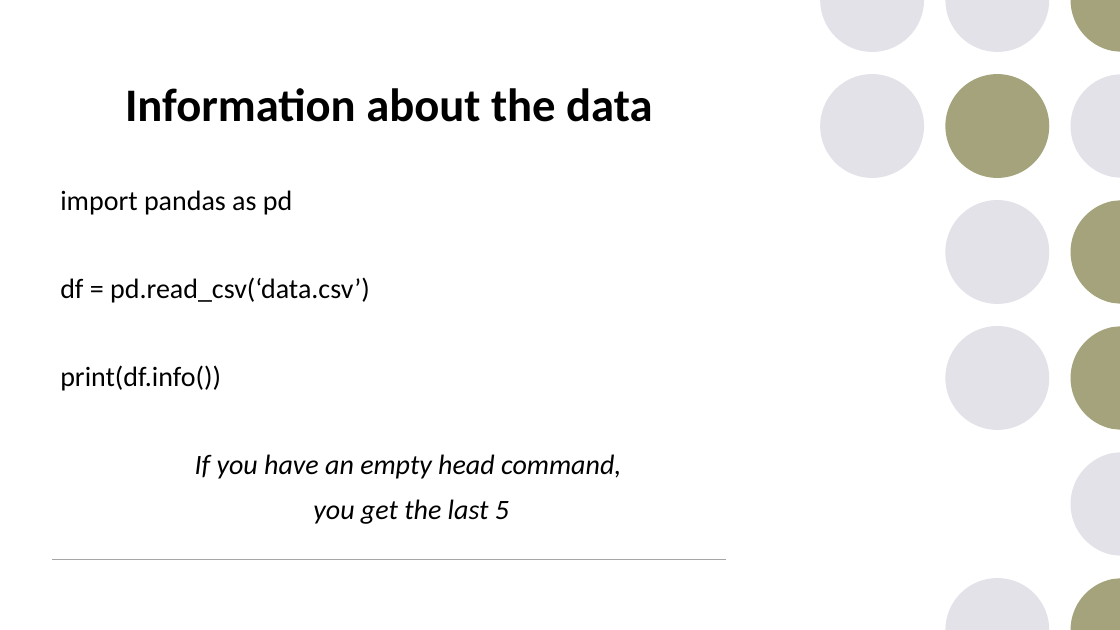
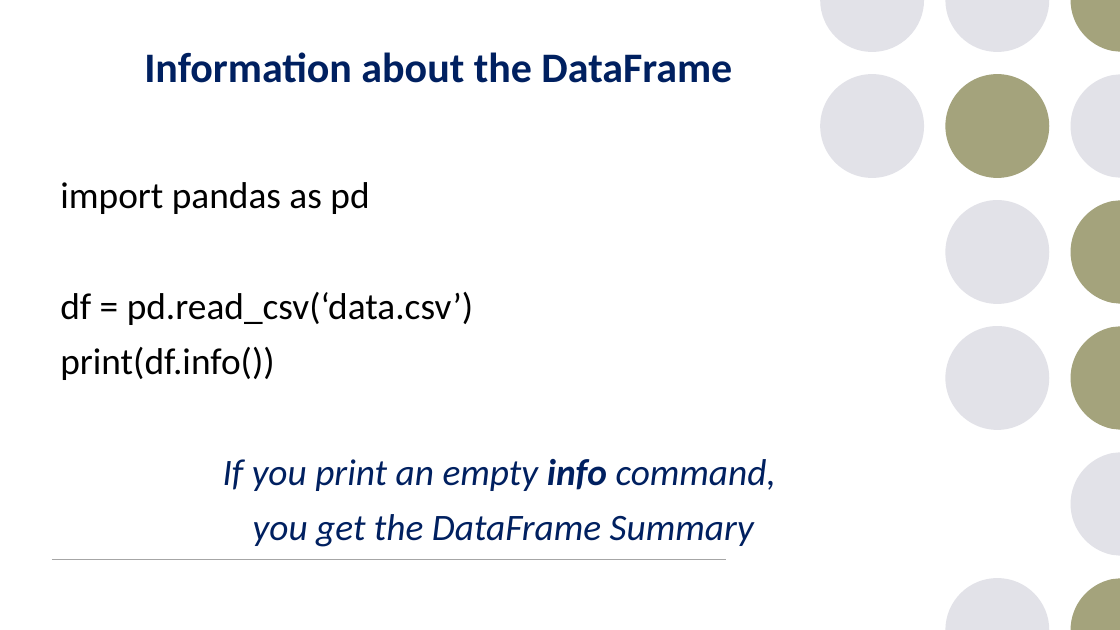
Before and after one commit to JohanBester/PythonResources, a slide deck: slide 34 of DAP_PowerPoints/week6-pandas.pptx (slide 35 before the commit). Drawn at 1120x630 pixels with LibreOffice and Linux fonts; fonts in the diff are those of the drawing. Boxes give left, top, right and bottom in pixels: in the first picture for what was removed or moved away, otherwise in the second. Text is boxed around its words. In the diff, an @@ line names an element or a change of style, - is before the commit and + after.

```diff
--- a/DAP_PowerPoints/week6-pandas.pptx
+++ b/DAP_PowerPoints/week6-pandas.pptx
@@ title at [144, 52, 732, 83]: text changed; size 40 to 36 pt; text colour #000000 to #002060 @@
-Information about the data
+Information about the DataFrame
@@ text "import pandas as pd": place and size @@
-text "import pandas as pd" at [60, 190, 621, 524]
+text "import pandas as pd" at [60, 182, 776, 547]
@@ text at [60, 182, 473, 380]: size 24 to 32 pt in "import pandas as pd", "df = pd.read_csv(‘data.csv’)", "print(df.info())" @@
@@ text at [223, 459, 776, 547]: text changed; size 24 to 32 pt; text colour #000000 to #002060 @@
-If you have an empty head command,
-you get the last 5
+If you print an empty info command,
+you get the DataFrame Summary
```
Also in this commit, not shown: 63 other slides changed, 2 slides removed, 17 other files.
